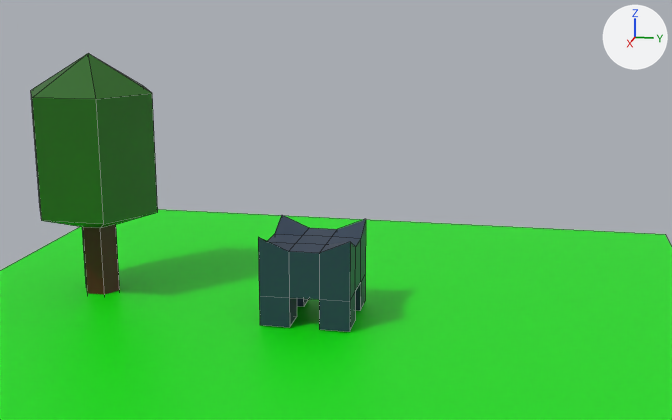
Two versions of the FBX model Content/castle.fbx, one commit apart.
Before and after are seen from a camera (50 mm lens) standing at (9.78, 2.21, 3.68) and looking at (0.62, 0.37, 1.39). Lighting does not change. The marker at upper right points along +X, +Y and +Z. Mesh edges are drawn as thin lines. Where no turn or scale is listed for an object, it has been applied to the vertices.

The scene before the commit, as lines of its bpy script (objects in view):
```python
me_cube = bpy.data.meshes.new('Cube')
me_cube.from_pydata(...)  # 48 vertices, 46 faces; spans x -0.5..0.5, y -0.5..0.5, z 0.019..1.019
me_cube.materials.append(mat_material)  # dark blue #273a51
me_cylinder = bpy.data.meshes.new('Cylinder')
me_cylinder.from_pydata(...)  # 25 vertices, 25 faces; spans x -1.02..0.3, y -3.51..-1.98, z -0.07..2.87
# faces by material slot: [18, 7]
me_cylinder.materials.append(mat_material_002)  # dark green #1c6404
me_cylinder.materials.append(mat_material_003)  # dark red #4d150f
me_plane = bpy.data.meshes.new('Plane')
me_plane.from_pydata([(-4.39, -4.39, 0.0), (4.39, -4.39, 0.0), (-4.39, 4.39, 0.0), (4.39, 4.39, 0.0)], [], [(0, 1, 3, 2)])
me_plane.materials.append(mat_material_001)  # green #02e700
ob_cube = bpy.data.objects.new('Cube', me_cube)
ob_cube.location = (0.0, 0.0, 0.0)
ob_cylinder = bpy.data.objects.new('Cylinder', me_cylinder)
ob_cylinder.location = (0.0, 0.0, 0.0)
ob_plane = bpy.data.objects.new('Plane', me_plane)
ob_plane.location = (0.0, 0.0, 0.0)
```
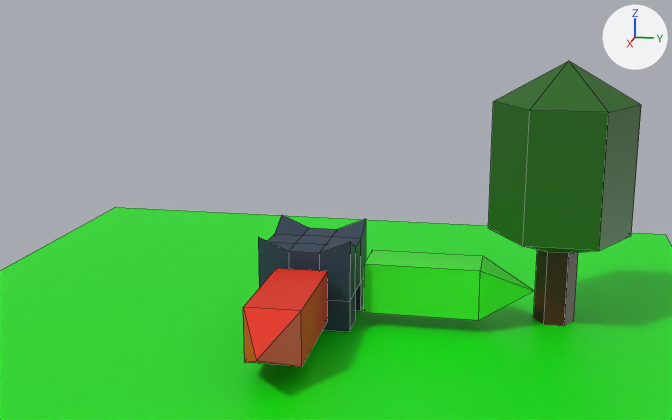
Where the newer file only moved an object's origin or applied its transform, the numbers keep the older frame.

Where the change shows, as pixel boxes [x1, y1, x2, y2] in the pictures (672 x 420 px):
'Cylinder', mesh moved
    before: [31, 53, 158, 295]
    after: [488, 61, 641, 326]
'Cube.001', added (green)
    after: [364, 250, 534, 320]
'Cube.002', added (red)
    after: [243, 268, 328, 367]

What changed in the scene script:
```text
Add mat_material_005:
    mat_material_005 = principled_material('Material.005')
    mat_material_005.base_color = (0.8, 0.0213, 0.0)  # red #e72800
Add mat_material_004:
    mat_material_004 = principled_material('Material.004')
    mat_material_004.base_color = (0.0414, 0.8, 0.0192)  # green #39e726
Change me_cylinder:
    where me_cylinder.from_pydata(...)  # 25 vertices, 25 faces; spans x -1.02..0.3, y -3.51..-1.98, z -0.07..2.87
    used by ob_cylinder; location = (0.0, 0.0, 0.0)
    me_cylinder part 1: the whole mesh is moved by (0.0, 5.41, 0.0)
Add me_cube_002:
    me_cube_002.from_pydata([(0.61, 0.28, 0.16), (0.61, 0.28, 0.72), (1.85, 0.29, 0.16), (1.85, 0.29, 0.72), (0.62, -0.27, 0.16), (0.62, -0.27, 0.72), (1.86, -0.26, 0.16), (1.86, -0.26, 0.72), (2.42, 0.02, 0.44)], [], [(0, 1, 3, 2), (7, 6, 8), (6, 7, 5, 4), (4, 5, 1, 0), (2, 6, 4, 0), (7, 3, 1, 5), (6, 2, 8), (3, 7, 8), (2, 3, 8)])
    me_cube_002.materials.append(mat_material_005)  # red #e72800
Add me_cube_001:
    me_cube_001.from_pydata([(-0.28, 0.61, 0.16), (-0.28, 0.61, 0.72), (-0.28, 1.86, 0.16), (-0.28, 1.86, 0.72), (0.28, 0.61, 0.16), (0.28, 0.61, 0.72), (0.28, 1.86, 0.16), (0.28, 1.86, 0.72), (0.0, 2.42, 0.44)], [], [(0, 1, 3, 2), (7, 6, 8), (6, 7, 5, 4), (4, 5, 1, 0), (2, 6, 4, 0), (7, 3, 1, 5), (6, 2, 8), (3, 7, 8), (2, 3, 8)])
    me_cube_001.materials.append(mat_material_004)  # green #39e726
Add ob_cube_002:
    ob_cube_002 = bpy.data.objects.new('Cube.002', me_cube_002)
    ob_cube_002.location = (0.0, 0.0, 0.0)
Add ob_cube_001:
    ob_cube_001 = bpy.data.objects.new('Cube.001', me_cube_001)
    ob_cube_001.location = (0.0, 0.0, 0.0)
```
